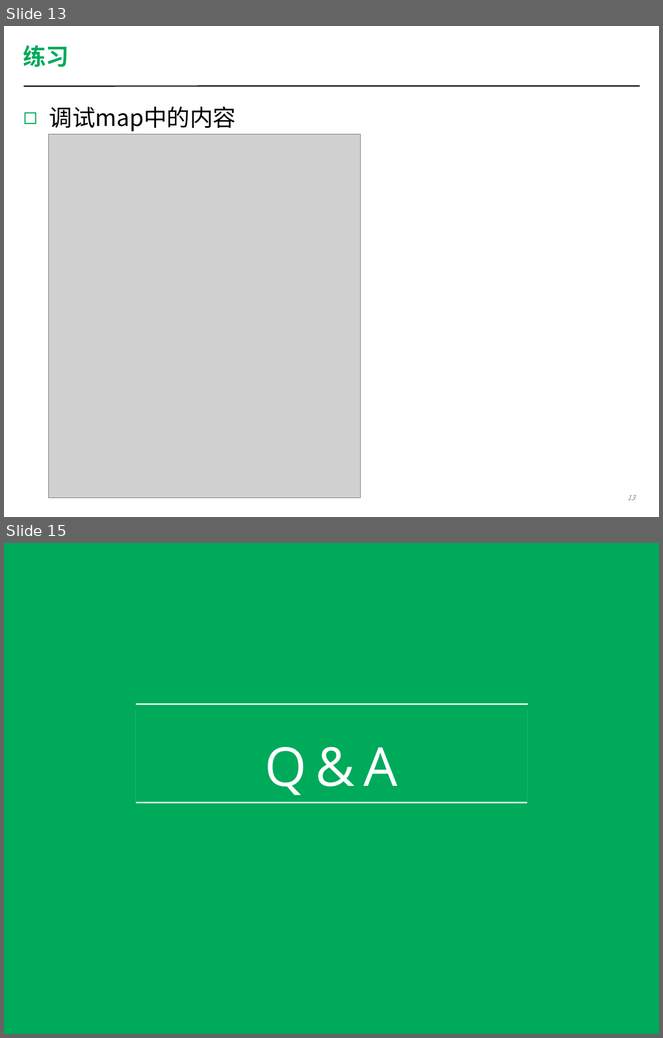
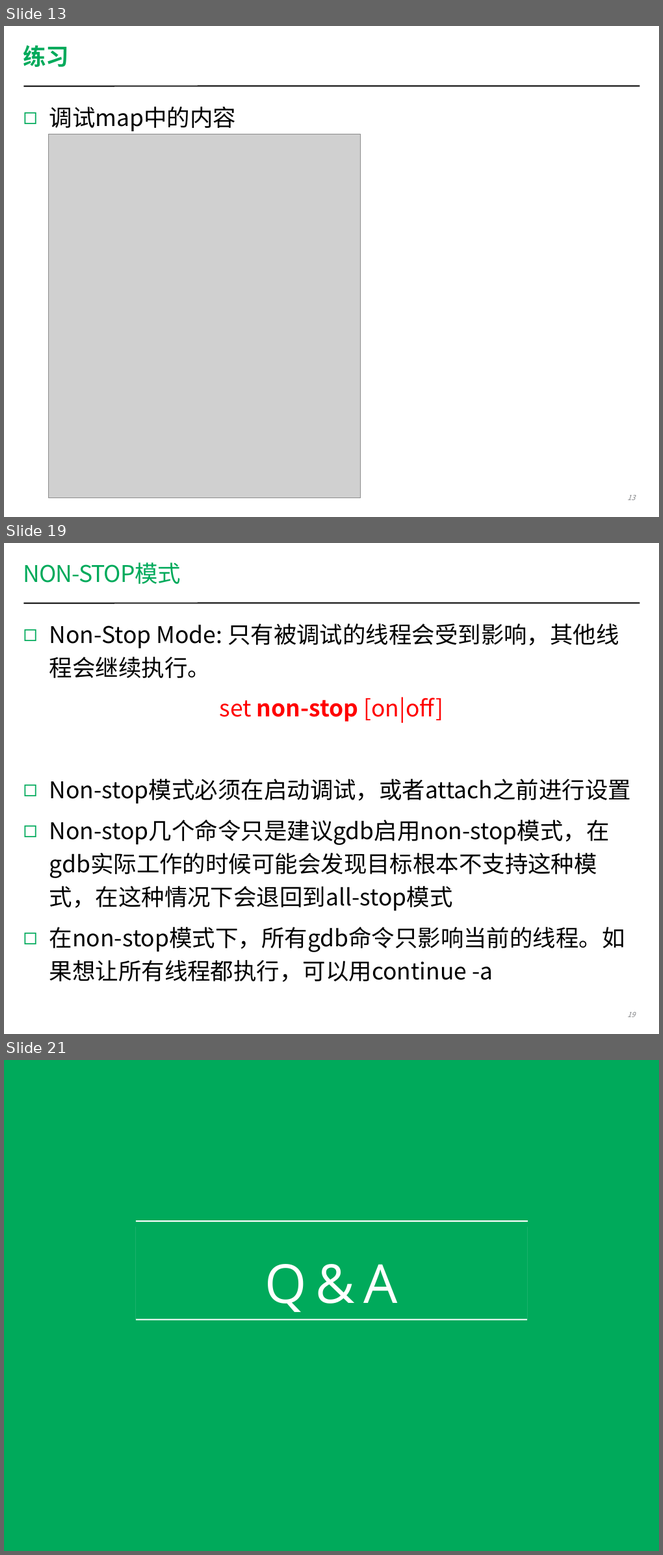
Before and after one commit to coney/c-training, a slide deck: Debug/Debug-SH/session2/Debugging Workshop 2.pptx. Shown one above the other, each under a label of ours: slides 13 and 15 before the commit, slides 13, 19 and 21 after it; the slides between them are not shown. The pictures are 663x1038 and 663x1555 pixels, drawn with LibreOffice and Linux fonts; fonts in the diff are those of the drawing; grey boxes stand for pictures; background and template pictures are left out. Boxes give left, top, right and bottom in pixels: in the first picture for what was removed or moved away, otherwise in the second. Text is boxed around its words. In the diff, an @@ line names an element or a change of style, - is before the commit and + after.

```diff
--- a/Debug/Debug-SH/session2/Debugging Workshop 2.pptx
+++ b/Debug/Debug-SH/session2/Debugging Workshop 2.pptx
@@ slide 19 added at (x1=4, y1=543, x2=659, y2=1034), background #FFFFFF; not listed: 1 template element that a slide beside it also shows @@
@@ title added at (x1=24, y1=563, x2=181, y2=584), 36 pt, text #00AA5B @@
+NON-STOP模式
@@ text added at (x1=50, y1=624, x2=631, y2=982), 36 pt, text #000000 @@
+◻ Non-Stop Mode: 只有被调试的线程会受到影响，其他线程会继续执行。
+set non-stop [on|off]
+◻ Non-stop模式必须在启动调试，或者attach之前进行设置
+◻ Non-stop几个命令只是建议gdb启用non-stop模式，在gdb实际工作的时候可能会发现目标根本不支持这种模式，在这种情况下会退回到all-stop模式
+◻ 在non-stop模式下，所有gdb命令只影响当前的线程。如果想让所有线程都执行，可以用continue -a
@@ page number added at (x1=627, y1=1012, x2=635, y2=1017), 11 pt, text #808184, italic @@
+19
@@ what was slide 15 is now slide 21 @@
```
Also in this commit, not shown: 4 slides changed, 6 other slides added, 1 slide removed, 29 other files.
